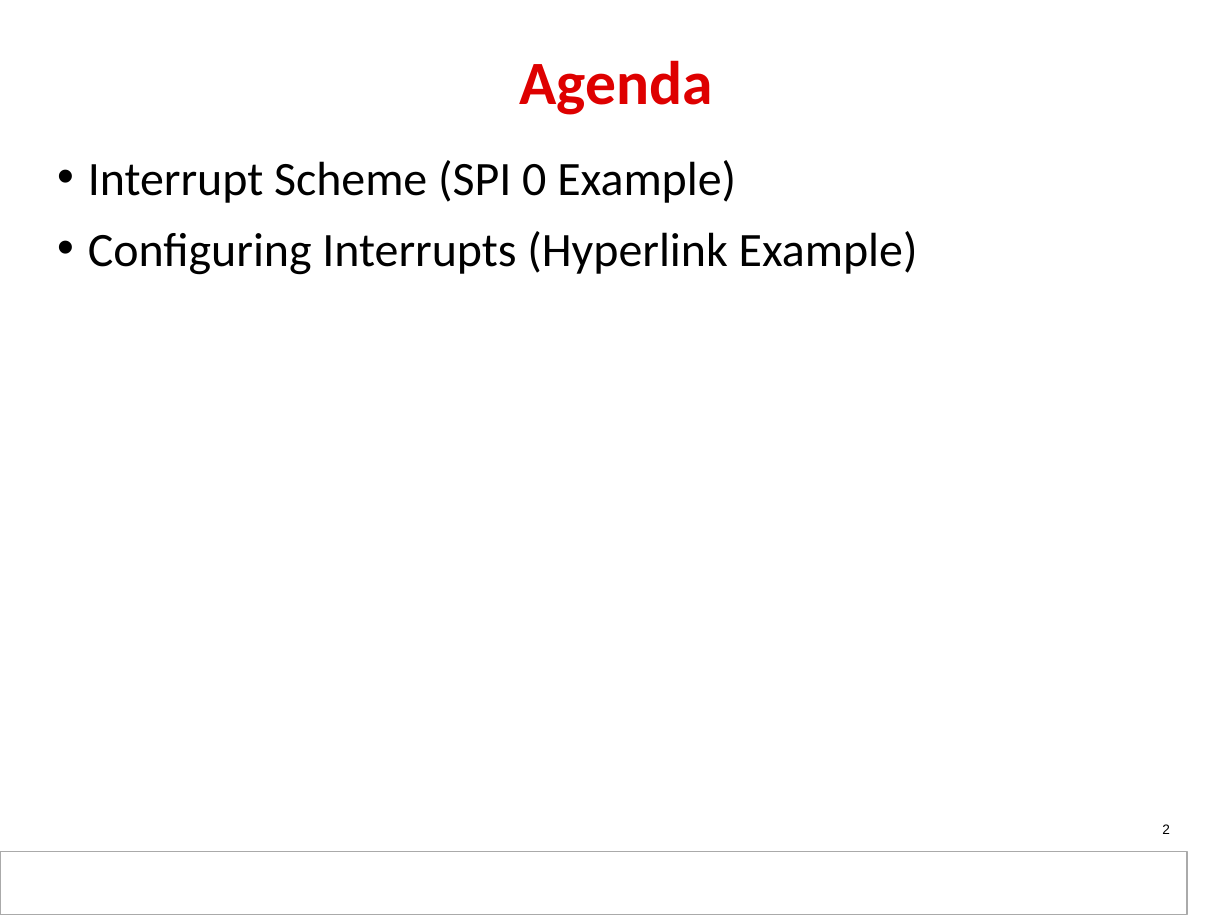
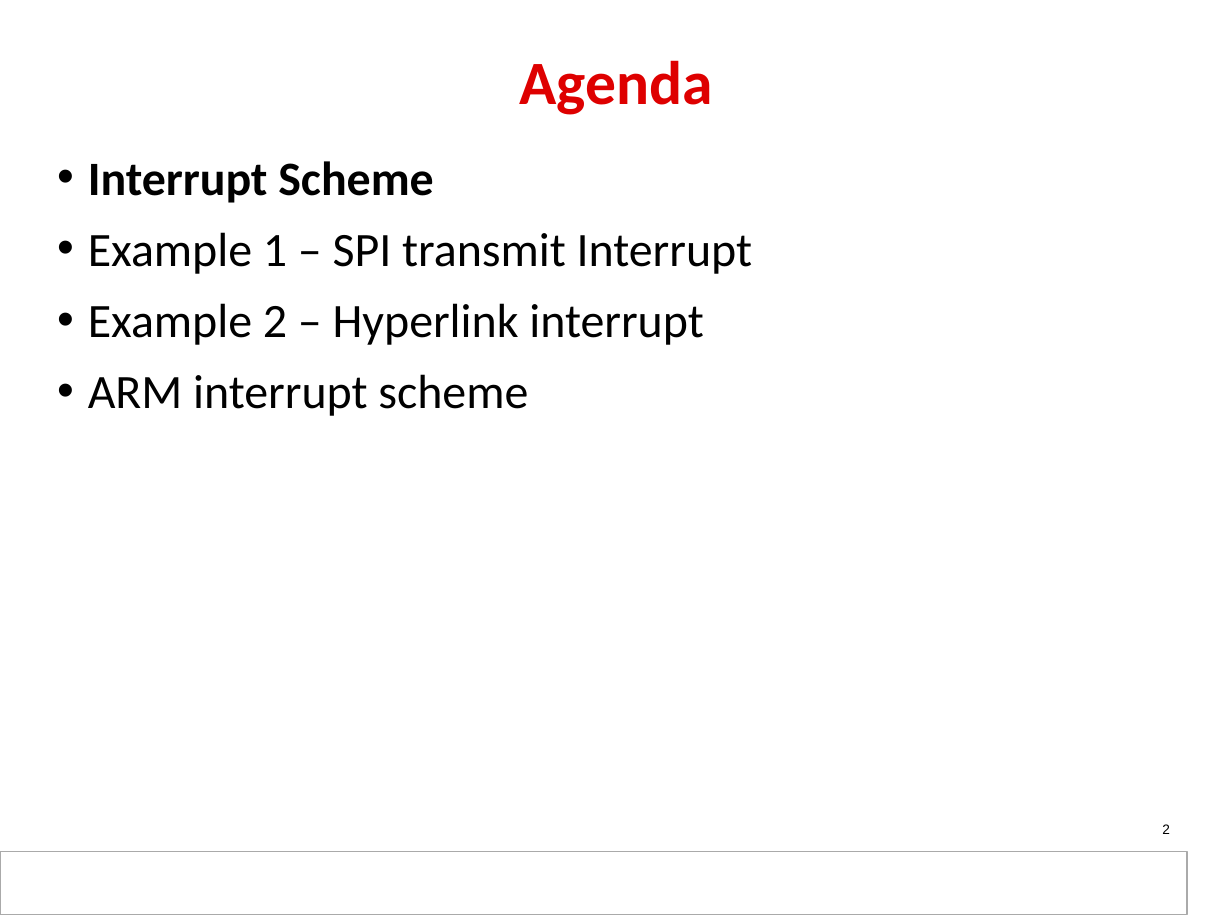
Before and after one commit to hari1989/keystone-workshop, a slide deck: slide 2 of slides/KeyStone_Interrupts.pptx. Drawn at 1232x924 pixels with LibreOffice and Linux fonts; fonts in the diff are those of the drawing; background and template pictures are left out. Boxes give left, top, right and bottom in pixels: in the first picture for what was removed or moved away, otherwise in the second. Text is boxed around its words. In the diff, an @@ line names an element or a change of style, - is before the commit and + after.

```diff
--- a/slides/KeyStone_Interrupts.pptx
+++ b/slides/KeyStone_Interrupts.pptx
@@ text at <box>88,161,752,416</box>: text changed @@
-• Interrupt Scheme (SPI 0 Example)
-• Configuring Interrupts (Hyperlink Example)
+• Interrupt Scheme
+• Example 1 – SPI transmit Interrupt
+• Example 2 – Hyperlink interrupt
+• ARM interrupt scheme
```
Also in this commit, not shown: 5 other slides changed, 4 slides added, 3 slides removed.
